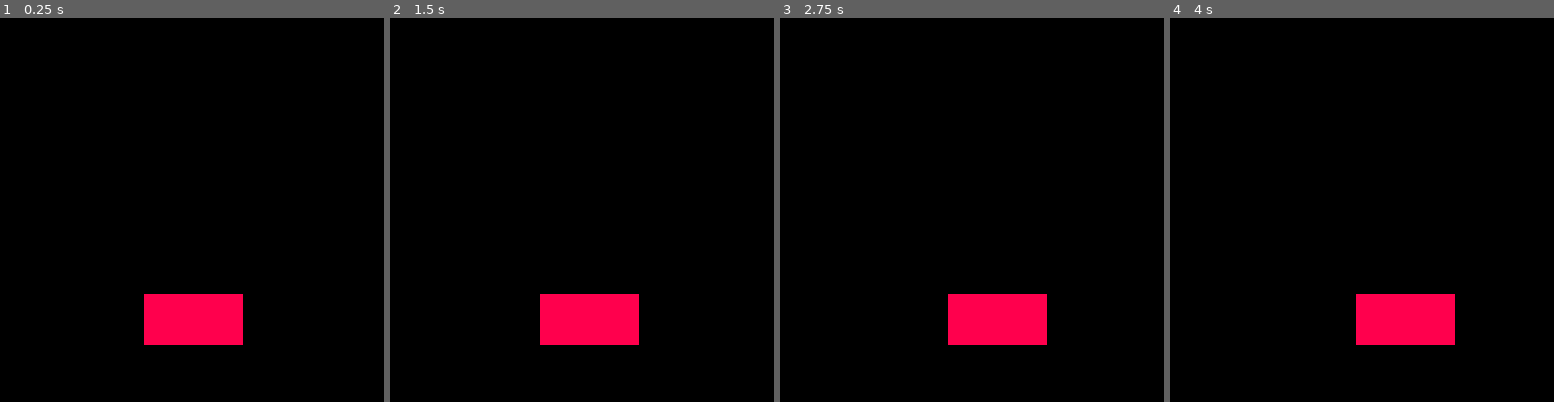
Above: before the commit, frames 1-4 (left to right).
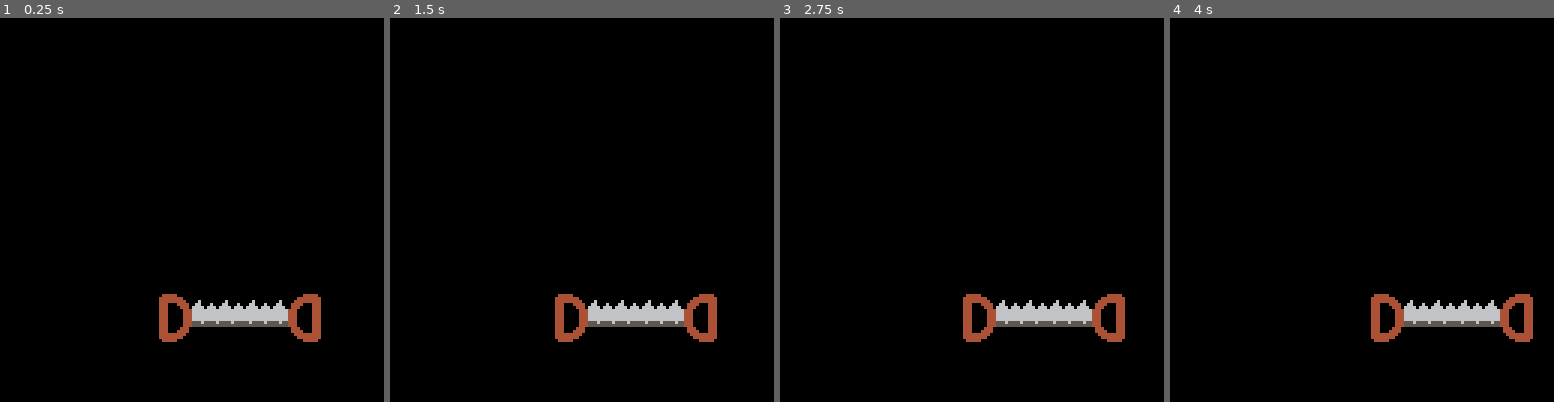
Above: after the commit, the same moments.

Repository: Fabi14/Auf-jeden-Fall
Game: PICO-8 cartridge ajf.p8
The game is run twice, just before and just after one commit, with the same random seed, the same clock (stepped at 60 frames per second) and the same inputs.
Inputs:
- Up to frame 1 (0.25 s): no input
- Up to frame 2 (1.5 s): tap O (Z key) at 0.7 s
- Up to frame 3 (2.75 s): tap O (Z key) at 1.7, 2.1, 2.5 s
- Up to frame 4 (4 s): tap O (Z key) at 2.9, 3.3, 3.7 s

The runs differ from the first frame. In frame 1, 4.7% of the frame differs, in the area x 37-84%, y 71-86%; in frame 2, 4.7%; in frame 3, 4.7%; in frame 4, 4.7%.

Commit message:
saw animated

Diff:
--- a/ajf.p8
+++ b/ajf.p8
@@ -5,7 +5,8 @@
 create_saw = function()
     local saw = {x =64,y=100}
     saw.draw = function(saw)
-        rectfill(saw.x - 16, saw.y - 8, saw.x + 16, saw.y + 8, 8)
+        --rectfill(saw.x - 16, saw.y - 8, saw.x + 16, saw.y + 8, 8)
+        spr(1,saw.x - 16, saw.y - 8, 8, 2)
     end
     return saw
 end
